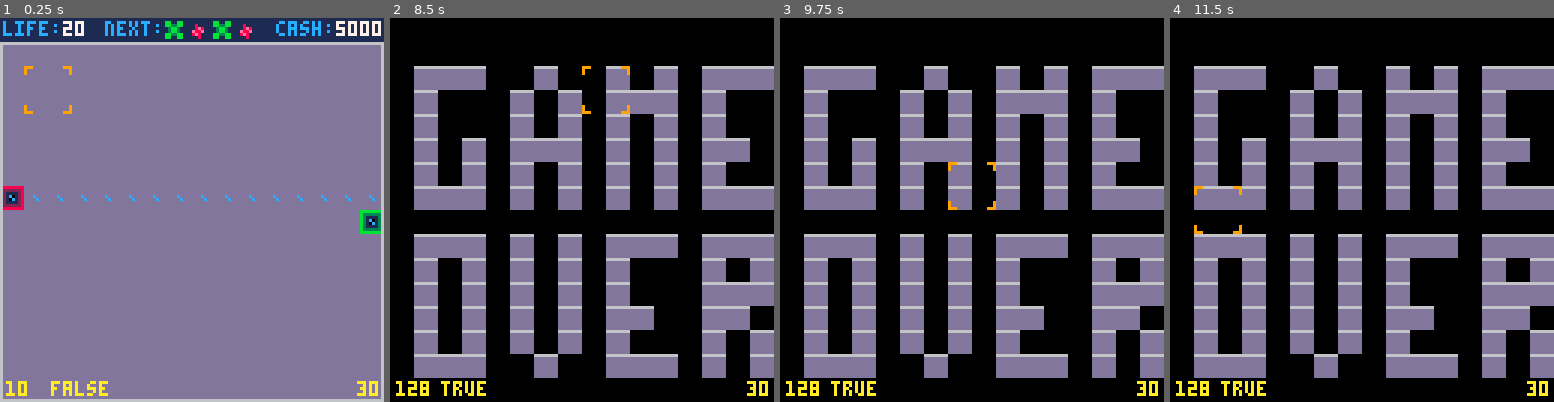
Above: before the commit, frames 1-4 (left to right).
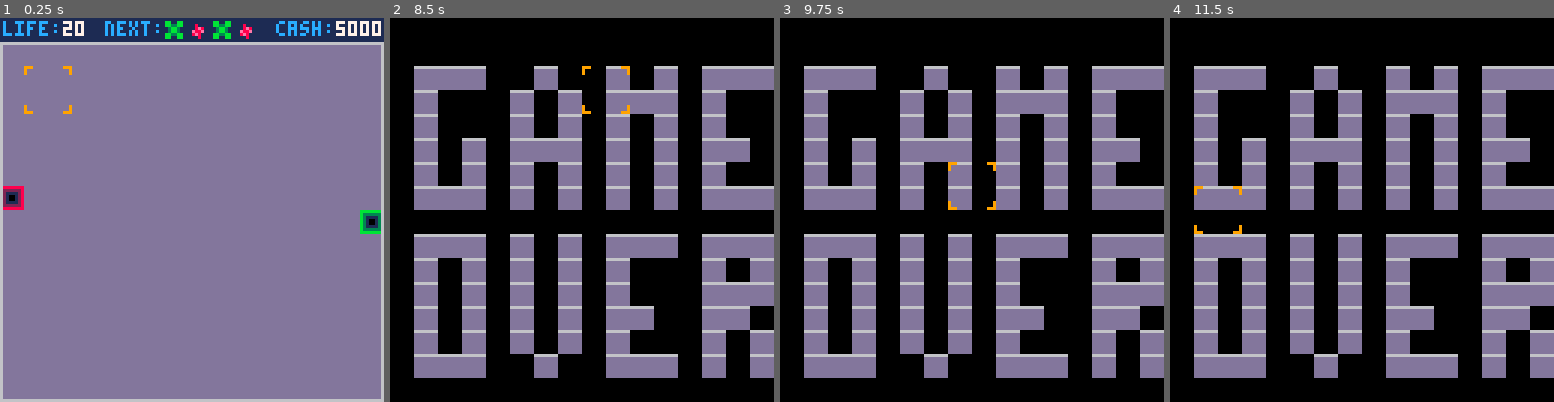
Above: after the commit, the same moments.

Repository: langchr86/pico-bubble-towers
Game: PICO-8 cartridge pico-proto.p8
Same seed, same stepped clock (60 frames per second), same inputs: the game is played once before the commit and once after it.
Inputs:
- Up to frame 1 (0.25 s): no input
- Up to frame 2 (8.5 s): tap O (Z key) at 0.33, 0.7, 1.43, 2.22, 3.1, 3.98, 4.87, 5.75, 6.63, 7.52, 8.4 s; tap X (X key) at 1.07, 2.07, 2.4, 2.73, 3.07, 3.4, 3.73, 4.07, 4.4, 4.73, 5.07, 5.4, 5.73, 6.07, 6.4, 6.73, 7.07, 7.4, 7.73, 8.07, 8.4 s; hold Left 1.97-2.37 s; hold Down 2.42-2.82 s; hold Right 2.87-3.53 s; hold Up 3.58-4.08 s; hold Right 4.13-4.53 s; hold Down 4.58-5.08 s; hold Left 5.13-5.8 s; hold Up 5.85-6.18 s; hold Left 6.23-6.63 s; hold Down 6.68-7.08 s; hold Right 7.13-7.8 s; hold Up 7.85-8.35 s; hold Right from 8.4 s (still down)
- Up to frame 3 (9.75 s): tap X (X key) every 0.33 s from 8.73 to 9.73 s; release Right at 8.8 s; hold Down 8.85-9.35 s; tap O (Z key) at 9.28 s; hold Left from 9.4 s (still down)
- Up to frame 4 (11.5 s): release Left at 10.07 s; tap X (X key) every 0.33 s from 10.07 to 11.4 s; hold Up 10.12-10.45 s; tap O (Z key) at 10.17, 11.05 s; hold Left 10.5-10.9 s; hold Down 10.95-11.35 s; hold Right from 11.4 s (still down)

The runs differ from the first frame. In frame 1, 0.7% of the frame differs, in the area x 1-99%, y 46-99%; in frame 2, 0.6%; in frame 3, 0.6%; in frame 4, 0.6%.

Commit message:
make debug info optional

Diff:
--- a/src/cursor.lua
+++ b/src/cursor.lua
@@ -172,6 +172,14 @@
 
   spr(self.sprite, self.pos.x, self.pos.y, 2, 2)
 
+  self:DrawDebug()
+end
+
+function Cursor:DrawDebug()
+  if not g_show_debug_info then
+    return
+  end
+
   ---@type number
   cursor_sprite = Map:GetSprite(Point:New(self.pos.x / self.inc, self.pos.y / self.inc))
   print(cursor_sprite, 2, 121, 10)
--- a/src/menu.lua
+++ b/src/menu.lua
@@ -3,6 +3,7 @@
 ---@class Menu
 ---@field running boolean
 ---@field wave_handler function
+---@field debug_info_handler function
 Menu = {}
 Menu.__index = Menu
 
@@ -11,12 +12,17 @@
   local o = {
     running = true,
     wave_handler = nil,
+    debug_info_handler = nil,
   }
   return --[[---@type Menu]] setmetatable(o, self)
 end
 
 function Menu:SetWaveHandler(wave_handler)
   self.wave_handler = wave_handler
+end
+
+function Menu:SetDebugInfoHandler(debug_info_handler)
+  self.debug_info_handler = debug_info_handler
 end
 
 function Menu:Update()
@@ -31,6 +37,7 @@
   end
 
   menuitem(2, "add waves", self.wave_handler)
+  menuitem(3, "toggle debg info", self.debug_info_handler)
 end
 
 function Menu:HandleRunning()
--- a/src/pico-proto.lua
+++ b/src/pico-proto.lua
@@ -23,6 +23,13 @@
   session:AddWaves(CreateWaveList(5))
 end
 menu:SetWaveHandler(AddNewWaves)
+
+---@type boolean
+g_show_debug_info = false
+local function ToggleDebugInfo()
+  g_show_debug_info = not g_show_debug_info
+end
+menu:SetDebugInfoHandler(ToggleDebugInfo)
 
 function _update()
   if btnp(⬆️) then
@@ -66,6 +73,10 @@
   session:Draw(cursor)
   cursor:Draw()
 
+  if not g_show_debug_info then
+    return
+  end
+
   fps = stat(7)
   print(fps, 119, 121, 10)
 end
--- a/src/session.lua
+++ b/src/session.lua
@@ -227,6 +227,10 @@
 end
 
 function Session:DrawPath()
+  if not g_show_debug_info then
+    return
+  end
+
   for pos in all(self.enemy_path) do
     spr(16, pos.x, pos.y)
   end
